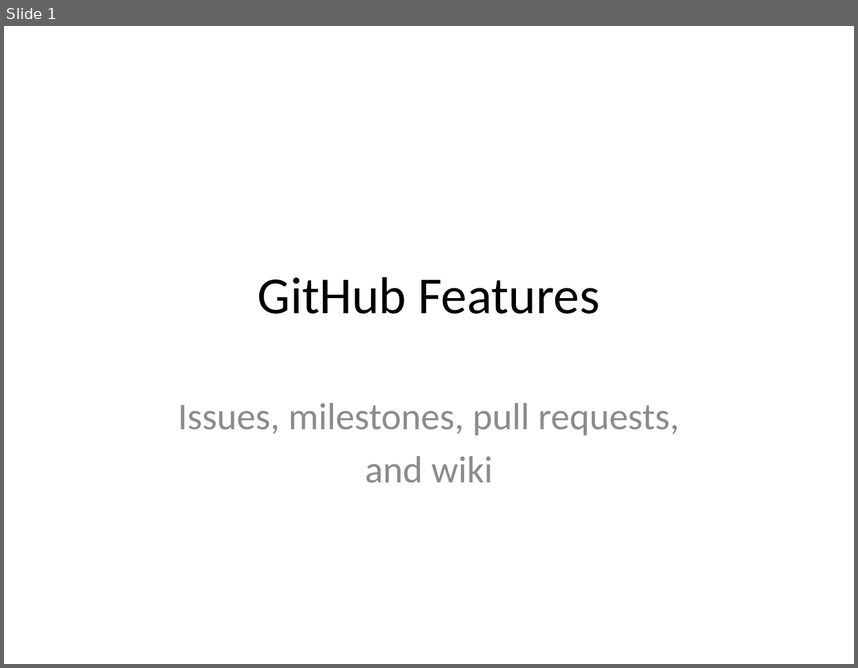
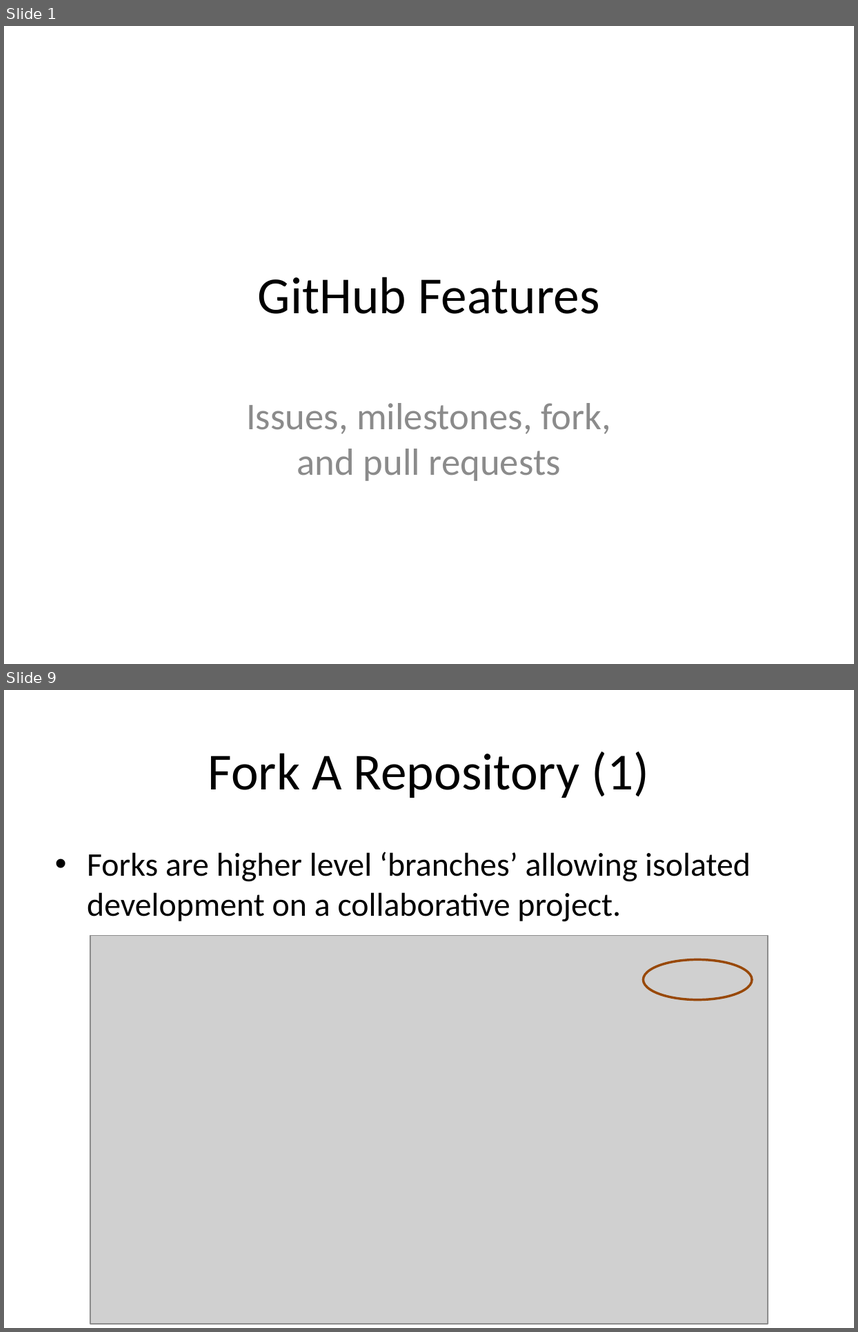
Before and after one commit to abergitdemo/git_demo, a slide deck: slides/github_features.pptx. Shown one above the other, each under a label of ours: slide 1 before the commit, slides 1 and 9 after it; the slides between them are not shown. The pictures are 858x668 and 858x1332 pixels, drawn with LibreOffice and Linux fonts; fonts in the diff are those of the drawing; grey boxes stand for pictures. Boxes give left, top, right and bottom in pixels: in the first picture for what was removed or moved away, otherwise in the second. Text is boxed around its words. In the diff, an @@ line names an element or a change of style, - is before the commit and + after.

```diff
--- a/slides/github_features.pptx
+++ b/slides/github_features.pptx
@@ slide 9 added at (4,690,854,1328), background #FFFFFF @@
@@ title added at (208,751,649,798), 44 pt, text #000000 @@
+Fork A Repository (1)
@@ text added at (87,851,751,922), 28 pt, text #000000 @@
+• Forks are higher level ‘branches’ allowing isolated development on a collaborative project.
@@ picture added at (91,935,769,1323) @@
@@ ellipse added at (643,960,752,999), outline #984807 2 pt @@
@@ slide 1 changed as well @@
@@ subtitle at (246,403,611,481): text changed @@
-Issues, milestones, pull requests,
-and wiki
+Issues, milestones, fork,
+and pull requests
```
Also in this commit, not shown: 13 other slides added, 1 slide removed, 19 other files.
